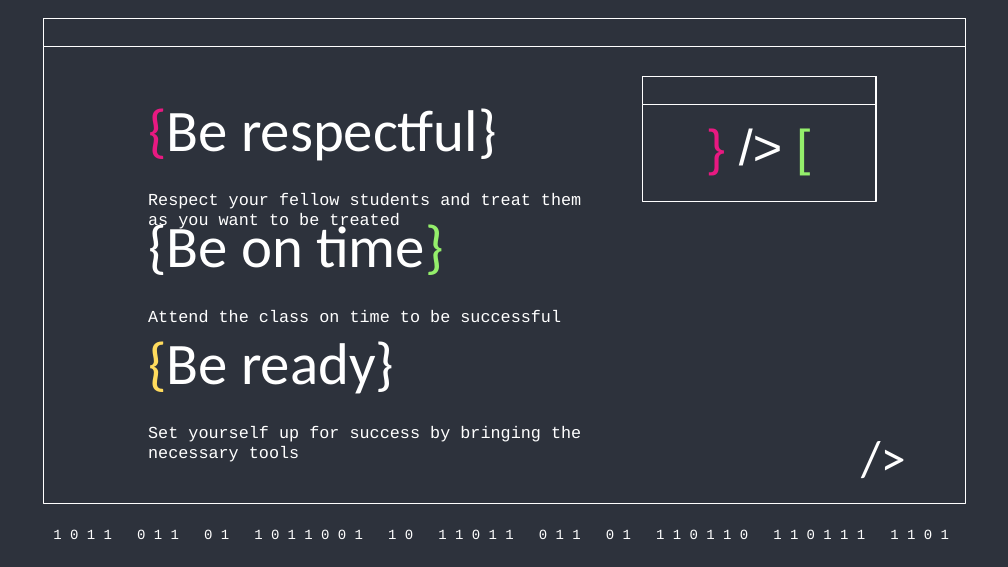
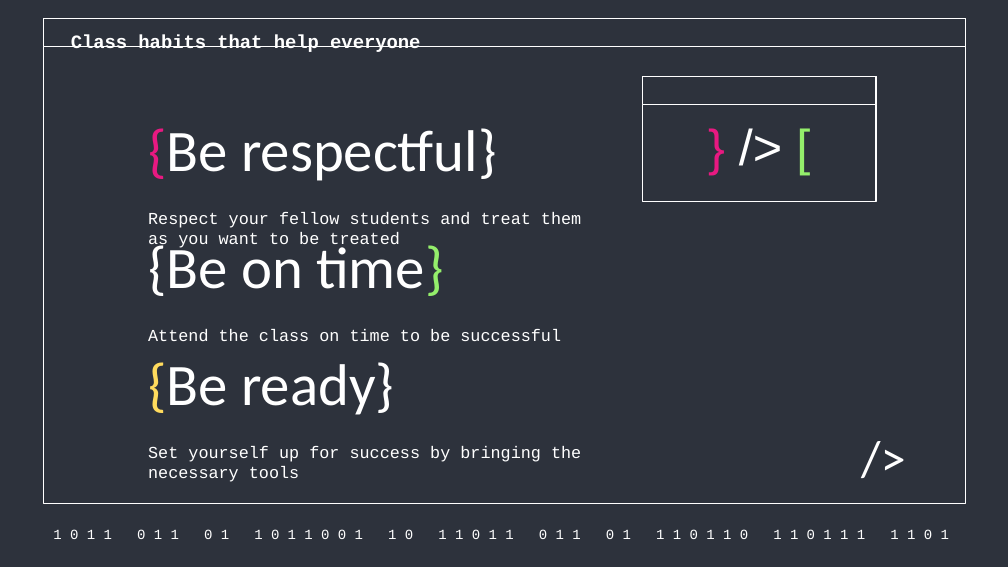
Before and after one commit to aghimir3/KidsComputerScience, a slide deck: slide 13 of 2026-07-11_Intro_to_Computer_Science_Programming/2026-07-11_Intro_to_Computer_Science_Programming.pptx. Drawn at 1008x567 pixels with LibreOffice and Linux fonts; fonts in the diff are those of the drawing. Boxes give left, top, right and bottom in pixels: in the first picture for what was removed or moved away, otherwise in the second. Text is boxed around its words. In the diff, an @@ line names an element or a change of style, - is before the commit and + after.

```diff
--- a/2026-07-11_Intro_to_Computer_Science_Programming/2026-07-11_Intro_to_Computer_Science_Programming.pptx
+++ b/2026-07-11_Intro_to_Computer_Science_Programming/2026-07-11_Intro_to_Computer_Science_Programming.pptx
@@ text added at box(71, 34, 420, 52), 13.5 pt, text #FFFFFF, bold @@
+Class habits that help everyone
@@ title "{Be respectful}": place and size @@
-title "{Be respectful}" at box(148, 108, 497, 161)
+title "{Be respectful}" at box(148, 128, 497, 181)
@@ title "{Be on time}": place and size @@
-title "{Be on time}" at box(148, 219, 444, 275)
+title "{Be on time}" at box(148, 239, 444, 296)
@@ title "{Be ready}": place and size @@
-title "{Be ready}" at box(148, 341, 394, 394)
+title "{Be ready}" at box(148, 362, 394, 415)
@@ 3 subtitles: place and size @@
-3 subtitles at box(148, 193, 581, 462)
+3 subtitles at box(148, 212, 581, 482)
```
Also in this commit, not shown: 15 other slides changed, 1 other file.
